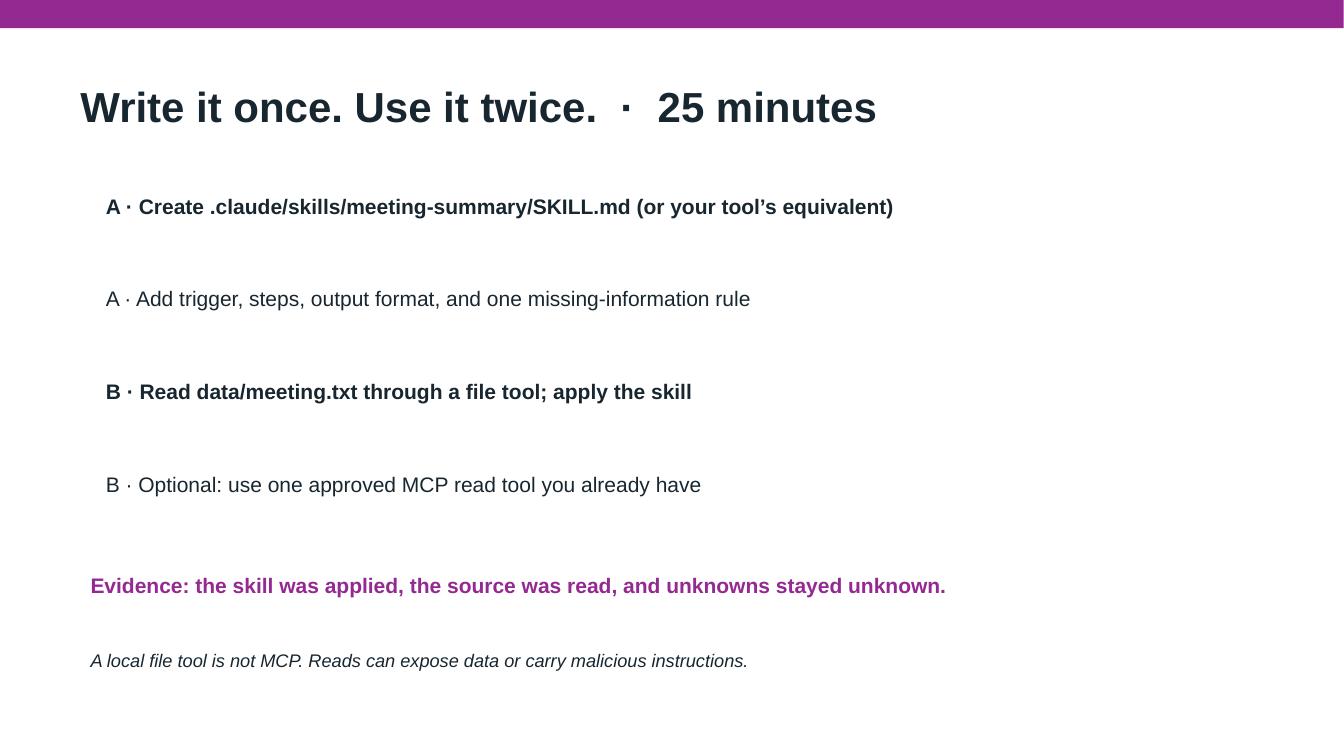
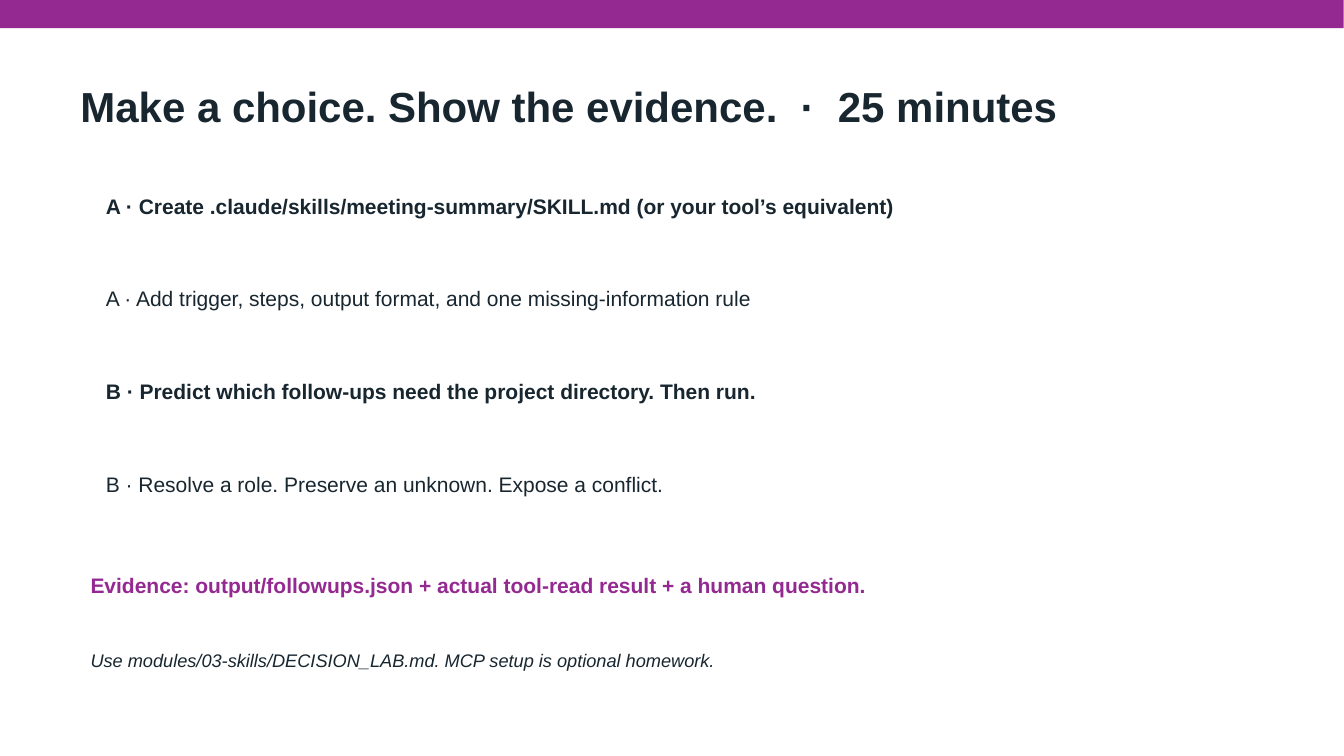
Before and after one commit to heathriel/first-agent-workshop, a slide deck: slide 17 of presentation/build-your-first-agent-workflow-deck.pptx. Drawn at 1344x756 pixels with LibreOffice and Linux fonts; fonts in the diff are those of the drawing. Boxes give left, top, right and bottom in pixels: in the first picture for what was removed or moved away, otherwise in the second. Text is boxed around its words. In the diff, an @@ line names an element or a change of style, - is before the commit and + after.

Commit message:
Teach tool decisions, checker blind spots, and transfer through adversarial exercises

```diff
--- a/presentation/build-your-first-agent-workflow-deck.pptx
+++ b/presentation/build-your-first-agent-workflow-deck.pptx
@@ text at [80,91,1057,123]: text changed @@
-Write it once. Use it twice. · 25 minutes
+Make a choice. Show the evidence. · 25 minutes
@@ text at [106,383,756,404]: text changed @@
-B · Read data/meeting.txt through a file tool; apply the skill
+B · Predict which follow-ups need the project directory. Then run.
@@ text at [106,476,663,496]: text changed @@
-B · Optional: use one approved MCP read tool you already have
+B · Resolve a role. Preserve an unknown. Expose a conflict.
@@ text at [91,577,865,597]: text changed @@
-Evidence: the skill was applied, the source was read, and unknowns stayed unknown.
+Evidence: output/followups.json + actual tool-read result + a human question.
@@ text at [91,653,715,671]: text changed @@
-A local file tool is not MCP. Reads can expose data or carry malicious instructions.
+Use modules/03-skills/DECISION_LAB.md. MCP setup is optional homework.
```
Also in this commit, not shown: 2 other slides changed, 1 slide added, 1 slide removed, 15 other files.
